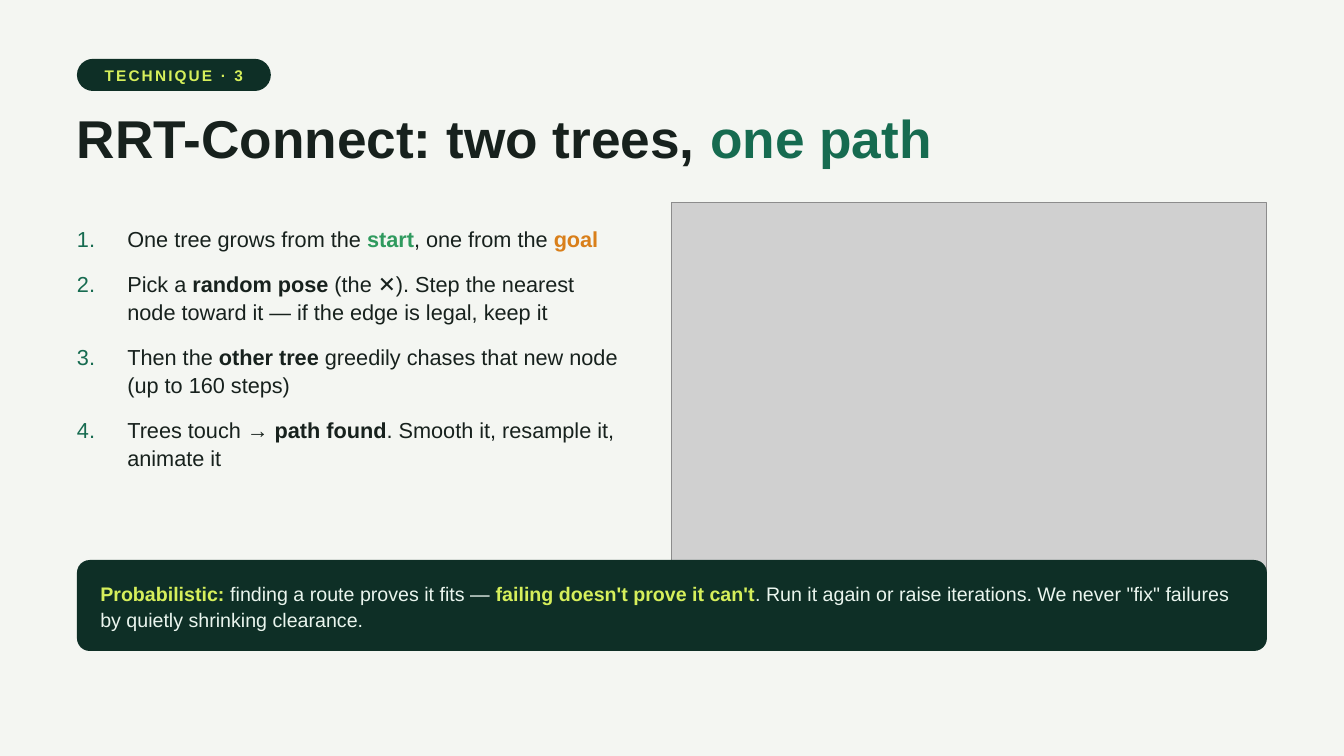
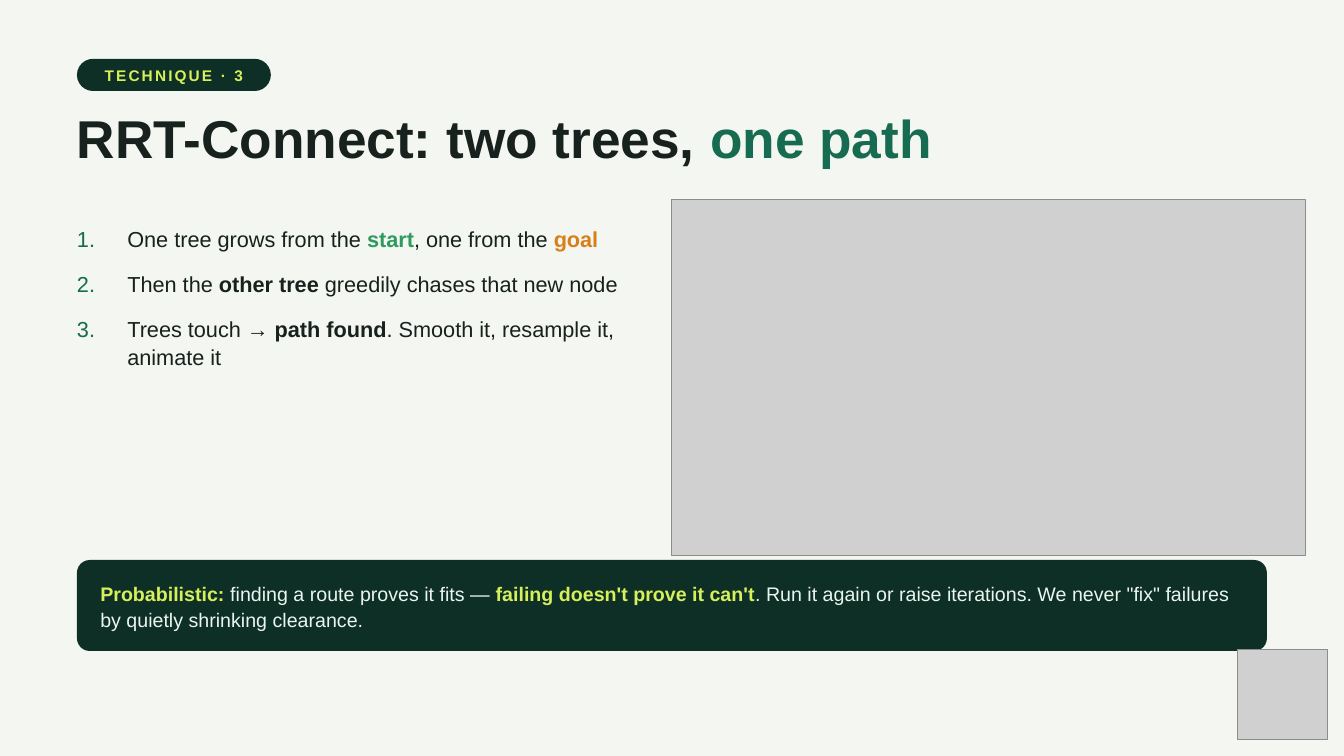
Before and after one commit to volcano1998/FurnitureSim_3D, a slide deck: slide 20 of slides/CanItFit.pptx (slide 12 before the commit). Drawn at 1344x756 pixels with LibreOffice and Linux fonts; fonts in the diff are those of the drawing; grey boxes stand for pictures. Boxes give left, top, right and bottom in pixels: in the first picture for what was removed or moved away, otherwise in the second. Text is boxed around its words. In the diff, an @@ line names an element or a change of style, - is before the commit and + after.

```diff
--- a/slides/CanItFit.pptx
+++ b/slides/CanItFit.pptx
@@ picture: place and size @@
-picture at (673,203,1267,619)
+picture at (673,200,1306,556)
@@ text at (127,276,617,297): text changed @@
-2. Pick a random pose (the ✕). Step the nearest node toward it — if the edge is legal, keep it
-3. Then the other tree greedily chases that new node (up to 160 steps)
+2. Then the other tree greedily chases that new node
@@ picture added at (1238,649,1328,739) @@
```
Also in this commit, not shown: 12 other slides changed, 11 slides added, 4 slides removed, 16 other files.
